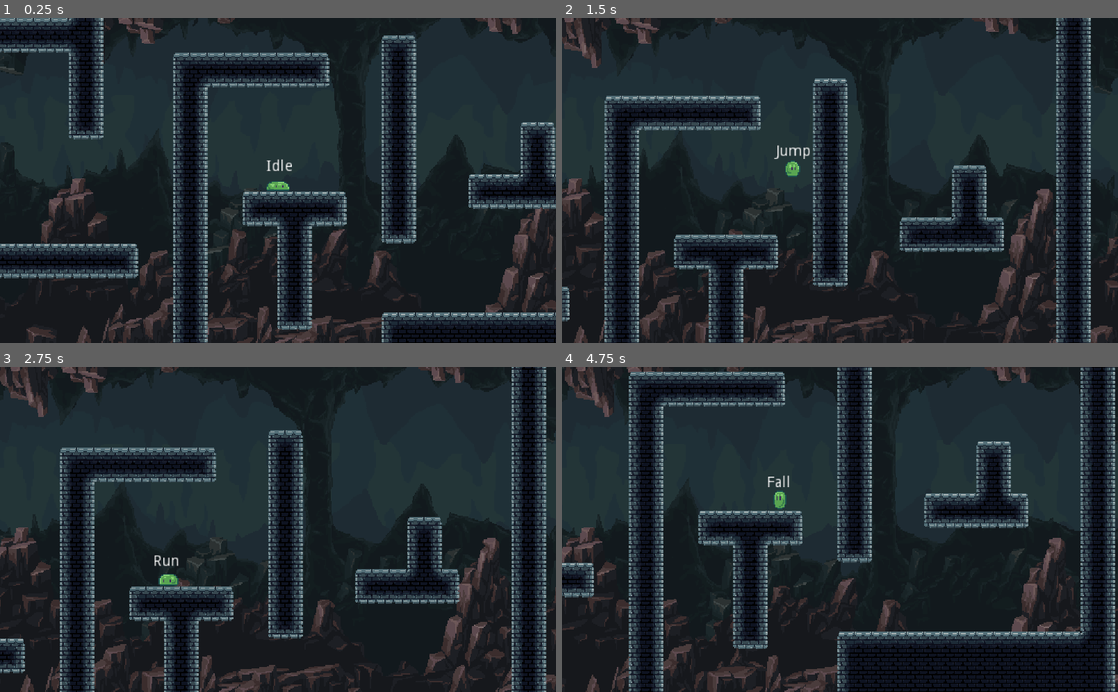
Above: before the commit, frames 1-4 (two rows, left to right).
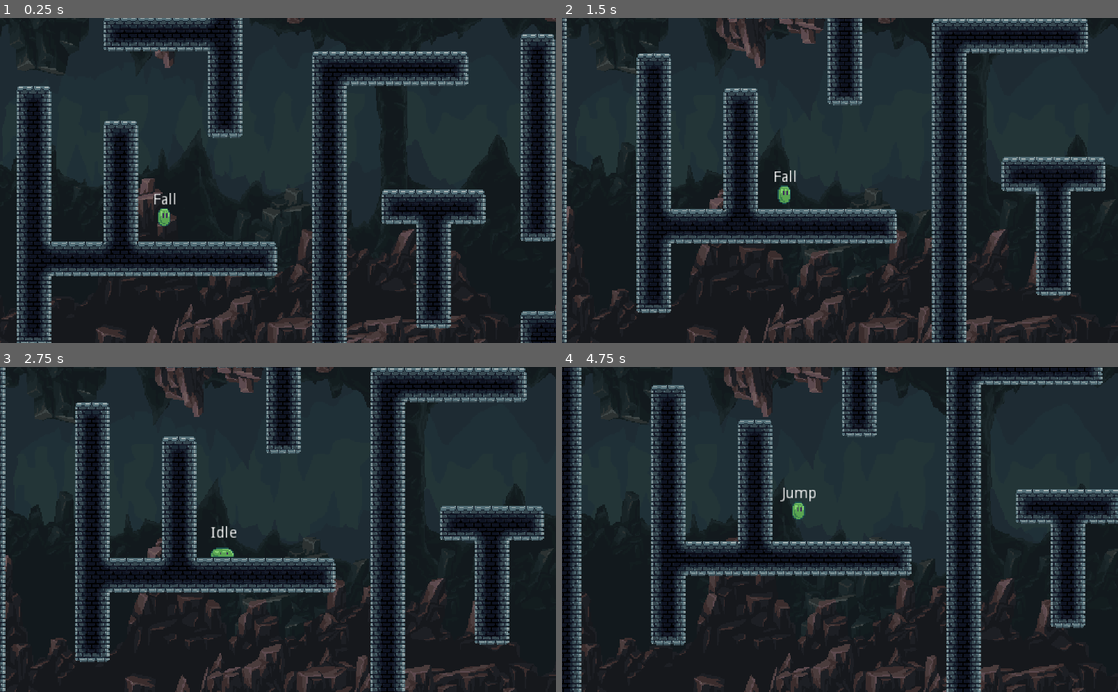
Above: after the commit, the same moments.

Repository: just-fun-f5/sticky_situation
Game: Godot game, scene res://src/Main/DEBBUG_SLIME.tscn
Two runs of this game, one before a commit and one after it. Both use one fixed random seed, a clock stepped at 60 frames per second and the inputs below. This scene is started directly instead of the project's main scene.
Inputs (mouse positions are in pixels of both pictures, inside the frame that each line leads up to):
- Up to frame 1 (0.25 s): no input
- Up to frame 2 (1.5 s): move the mouse to (962, 164) at 0.52 s; hold W (jump) 0.53-1.28 s; hold D (move_right) from 0.53 s (still down); click (962, 164) at 0.67 s; move the mouse to (728, 196) at 1.27 s; tap W (jump) at 1.35 s
- Up to frame 3 (2.75 s): tap W (jump) at 1.52, 1.82 s; move the mouse to (333, 458) at 2.02 s; release D (move_right) at 2.03 s; hold A (move_left) from 2.03 s (still down); hold W (jump) from 2.03 s (still down)
- Up to frame 4 (4.75 s): move the mouse to (812, 594) at 2.77 s; release A (move_left) at 2.78 s; release W (jump) at 2.78 s; hold D (move_right) 2.78-4.28 s; tap W (jump) at 2.85, 3.02, 3.32, 4.35, 4.52 s; click (812, 594) at 2.92 s; move the mouse to (1006, 578) at 3.52 s; hold W (jump) 3.53-4.28 s; move the mouse to (673, 480) at 4.27 s; hold A (move_left) from 4.28 s (still down)

The runs differ from the first frame. In frame 1, 38% of the frame differs, in the area x 0-100%, y 0-100%; in frame 2, 37%; in frame 3, 38%; in frame 4, 40%.
Error after the commit: Invalid operands 'int' and 'Nil' in operator '*'. (res://src/Actors/Slime/Slime)

Commit message:
to Slimes Working :D
Ya logramos hacer correr el multiplayer para dos jugadores, dos slimes, que son para los que tenemos mejor hecha las funciones de movimiento.

Diff:
--- a/Sticky_Situation_GODOT/src/Actors/Prisoner/Player.gd
+++ b/Sticky_Situation_GODOT/src/Actors/Prisoner/Player.gd
@@ -30,7 +30,6 @@
 
 # This function is called every physics frame
 func _physics_process(_delta: float) -> void:
-
 	if is_network_master():
 		pass
 
--- a/Sticky_Situation_GODOT/src/Actors/Slime/Slime 2.gd
+++ b/Sticky_Situation_GODOT/src/Actors/Slime/Slime 2.gd
@@ -20,6 +20,10 @@
 var wall_direction = 1
 var move_direction
 
+# networking
+puppet var puppet_pos = Vector2()
+puppet var puppet_direction
+
 #Animation nodes
 onready var body = $SlimeNode
 onready var anim_player = $SlimeNode/Slime2Animation/AnimationPlayer2
@@ -41,46 +45,68 @@
 # Configure for multiplayer
 func init(nid):
 	set_network_master(nid)
+	$Camera2D.current = is_network_master()
 	var info = Game.players[nid]
 	$Name.text = info["name"]
 	name = str(nid)
 
 func _update_move_direction():
-	move_direction = -int(Input.is_action_pressed("move_left")) + int(Input.is_action_pressed("move_right"))
+	# Actualizar movimiento a izquerda o dercha
+	if is_network_master():
+		move_direction = -int(Input.is_action_pressed("move_left")) + int(Input.is_action_pressed("move_right"))
+		rset("puppet_direction", move_direction)
+	else:
+		move_direction = puppet_direction
+	# puppet ->
 
 func _update_wall_direction():
+	# Verficar a que lado tiene la muraya estoy pegado
 	var is_near_wall_left = _check_is_valid_wall(left_wall_raycasts)
 	var is_near_wall_right = _check_is_valid_wall(right_wall_raycasts)
 	#If near two walls player move direction corresponds to move direction
+
+	# Wall_direction 0 1 -1: Se usa para multiplicar el valor horizontal
 	if is_near_wall_left and is_near_wall_right:
 		wall_direction = move_direction
 	else:
 		wall_direction = -int(is_near_wall_left) + int(is_near_wall_right)
 
 func _handle_move_input():
+	# Moverse horizontalmente Obtiene la velocidad en x
 	velocity.x = lerp(velocity.x, move_speed * move_direction, 0.2)
 
+	# flippear el sprite para que mire dónde se esta moviendo
 	if move_direction != 0:
 		body.scale.x = move_direction
 		facing = move_direction
 
 #Apply gravity
 func _apply_gravity(delta):
+	# Siempre, aplica gravedad (pegado al piso, caer)
 	velocity.y += gravity * delta
 
 func wall_jump():
+	# Saltar desde una pared (estado wall_slide)
 	var wall_jump_velocity = WALL_JUMP_VELOCITY
 	wall_jump_velocity.x *= -wall_direction
 	velocity = wall_jump_velocity
 
 #Caps gravity if player is wallsliding unless they press down
 func _cap_gravity_wall_slide():
+	# Caer mś lento cuando estoy haciendo walljump
 	var max_velocity = 16 if !Input.is_action_pressed("down") else 15 * UNIT_SIZE
 	velocity.y = min(velocity.y, max_velocity)
 
 func _apply_movement():
+	# Esta función finalmente lo mueve
 	velocity = move_and_slide(velocity,UP)
-	is_grounded = is_on_floor()
+	is_grounded = is_on_floor() # !revisar
+
+	if is_network_master():
+		rset_unreliable("puppet_pos", position) #rset_unreliable
+	else:
+		position = lerp(position, puppet_pos, 0.5)
+		puppet_pos = position
 
 func _check_is_valid_wall(wall_raycasts):
 	#Check if raycasts are colliding
@@ -93,8 +119,12 @@
 	return false
 
 func _handle_wall_slide_sticking():
+	# Es para salir del wall slide sin tener que saltar necesariamente
 	if move_direction != 0 and move_direction != wall_direction:
+		#print("----", move_direction, wall_direction)
 		if wall_slide_sticky_timer.is_stopped():
+			#print("Timer Started")
 			wall_slide_sticky_timer.start()
 		else:
+			#print("Timer Stopped")
 			wall_slide_sticky_timer.stop()
--- a/Sticky_Situation_GODOT/src/Actors/Slime/Slime2Animation.tscn
+++ b/Sticky_Situation_GODOT/src/Actors/Slime/Slime2Animation.tscn
@@ -2,8 +2,6 @@
 
 [ext_resource path="res://assets/art/actors/Slime/slime_frames_all.png" type="Texture" id=1]
 [ext_resource path="res://src/Actors/Slime/AnimationPlayer2.gd" type="Script" id=2]
-
-
 
 [sub_resource type="Animation" id=1]
 resource_name = "Fall"
@@ -104,7 +102,7 @@
 texture = ExtResource( 1 )
 vframes = 6
 hframes = 6
-frame = 25
+frame = 15
 
 [node name="AnimationPlayer2" type="AnimationPlayer" parent="."]
 anims/Fall = SubResource( 1 )
--- a/Sticky_Situation_GODOT/src/Actors/Slime/SlimeFSM.gd
+++ b/Sticky_Situation_GODOT/src/Actors/Slime/SlimeFSM.gd
@@ -1,4 +1,4 @@
-extends "res://src/Actors/StateMachine.gd"
+extends StateMachine
 
 #Declare states
 func _ready():
@@ -27,7 +27,6 @@
 		if event.is_action_released("jump") and parent.velocity.y < parent.min_jump_velocity:
 			parent.velocity.y = parent.min_jump_velocity
 
-
 func _state_logic(delta):
 	#We determine move direction
 	parent._update_move_direction()
@@ -35,12 +34,12 @@
 	parent._update_wall_direction()
 	#We receive normal input if not wall sliding
 	if state != states.wall_slide:
-		parent._handle_move_input()
+		parent._handle_move_input() # Calcular la vel hor
 	parent._apply_gravity(delta)
 	#Use different inputs if
 	if state == states.wall_slide:
-		parent._cap_gravity_wall_slide()
-		parent._handle_wall_slide_sticking()
+		parent._cap_gravity_wall_slide()  # caer más lento
+		parent._handle_wall_slide_sticking() #! revisar
 	#We apply the final movement vector
 	parent._apply_movement()
 
--- a/Sticky_Situation_GODOT/src/Main/Lobby.tscn
+++ b/Sticky_Situation_GODOT/src/Main/Lobby.tscn
@@ -100,6 +100,7 @@
 align = 1
 
 [node name="Waiting" type="VBoxContainer" parent="CanvasLayer/Panel"]
+visible = false
 anchor_left = 0.5
 anchor_top = 0.5
 anchor_right = 0.5
--- a/Sticky_Situation_GODOT/src/Multiplayer/Main.gd
+++ b/Sticky_Situation_GODOT/src/Multiplayer/Main.gd
@@ -9,12 +9,14 @@
 	Game.connect("player_disconnected", self, "_end_game_id")
 	Game.connect("server_disconnected", self, "_end_game")
 
-	if Game.players.keys().size() >= 1:
-		var nid = Game.players.keys()[0]
-		create_slime(nid)
-		if Game.players.keys().size() >= 2:
-			nid = Game.players.keys()[1]
-			create_prisoner(nid)
+	for nid in Game.players.keys():
+		var player_info = Game.players[nid]
+		#print(player_info["slot"])
+		if player_info["player_type"] == Game.SLIME:
+			var player = create_slime(nid)
+		else:
+			var player = create_prisoner(nid)
+
 
 
 func _end_game_id(id):
@@ -25,7 +27,8 @@
 	get_tree().change_scene("res://scenes/Lobby.tscn")
 
 func create_prisoner(nid):
-	var prisoner = Prisoner.instance()
+	#var prisoner = Prisoner.instance()
+	var prisoner = Slime.instance()
 	prisoner.init(nid)
 	prisoner.global_position = $Positions.get_child(1).global_position
 	$Players.add_child(prisoner)
Not shown: 5 places in Sticky_Situation_GODOT/src/Main/Lobby.tscn that only renumber resources
